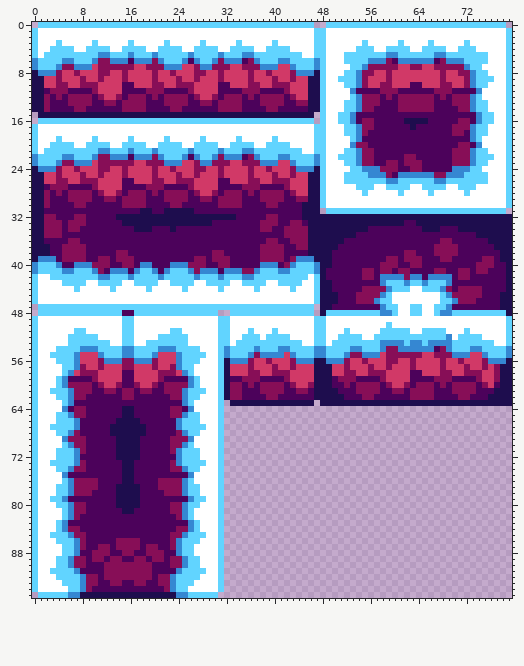
File history of a sprite sheet, assets/Pixel Art Assets/Ice.png. The picture above is the old version.
The file is 320x384 pixels, drawn in blocks of 4x4; one block is one cell here.
The result:
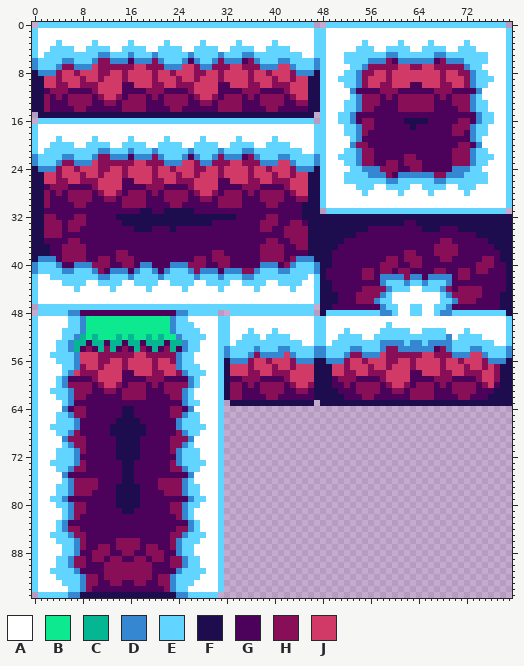
Palette (. is transparent): A #ffffff  B #0de98e  C #04b692  D #3587d2  E #61d4ff  F #1e0d4e  G #4c025b  H #870e57  J #d13967
The exact change:
y 48: x 6..14 EEEEEEEEE -> DDGGGGGGG; x 17..25 EEEEEEEEE -> GGGGGGGDD
y 49: x 6..25 AAAAAAAAAEEAAAAAAAAA -> EEDBBBBBBBBBBBBBBDEE
y 50: x 6..26 AAAAAAAAAEEAAAAAAAAAA -> EEDBBBBBBBBBBBBBBDEEE
y 51: x 5..6 AA -> EE; x 8..23 EAAAAAAEEAAAAAAE -> DBBBBBBBBBBBBBBD; x 25..27 AAA -> EEE
y 52: x 5 A -> E; x 7..24 EEEEAAAAEEAAAAEEEE -> DCBCBBBCBCBBCBCBBD; x 26..28 AAA -> EEE
y 53: x 4..27 AAEEEEEEEAAEEAAEEEEEEEAA -> EEDCCGCCGCCGCCGCCCGCCDEE
y 54: x 6..25 EEDDDEEEEDDEEEEDDDEE -> DCGHGCHCGHGCHGCGHCGD
y 55: x 11..23 DEEEDDEEEDJJJ -> HHHHHHJJHHHHH; x 27..28 EE -> AA
y 56: x 12..14 DDD -> HJJ; x 16..19 HDDD -> JJJJ; x 23 J -> H; x 27 E -> A
y 57: x 16 H -> J; x 23 H -> J; x 27 A -> E
y 58: x 20 J -> H; x 22..24 HHJ -> JJH; x 27..28 AA -> EE
y 59: x 17..20 JJJJ -> GGHH
y 60: x 16 G -> H; x 18..19 JJ -> HG
y 61: x 17 G -> H; x 19 H -> G; x 27..28 EE -> AA
y 62: x 17..18 GG -> HH; x 27 E -> A
y 63: x 27 A -> E
